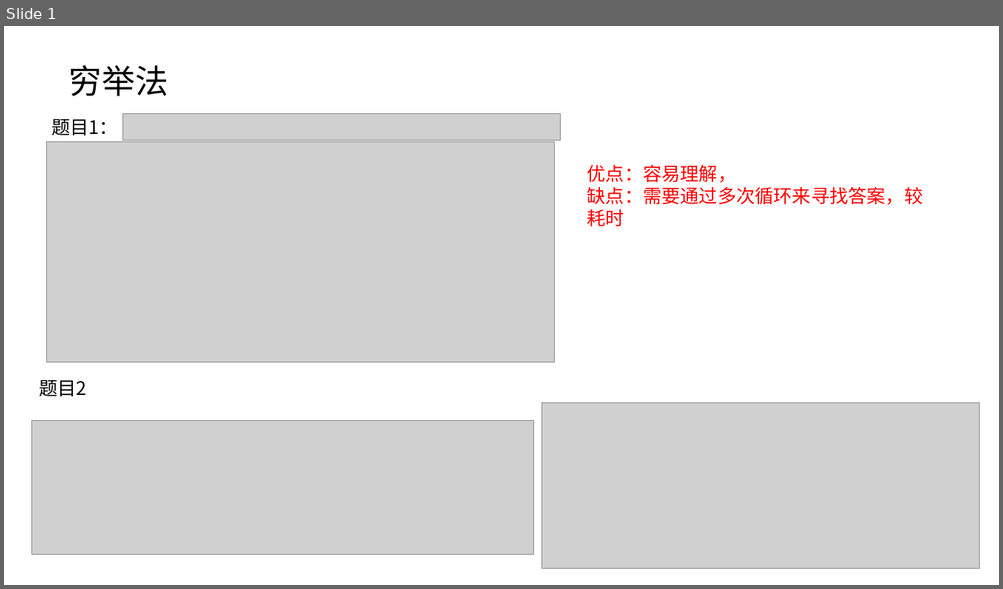
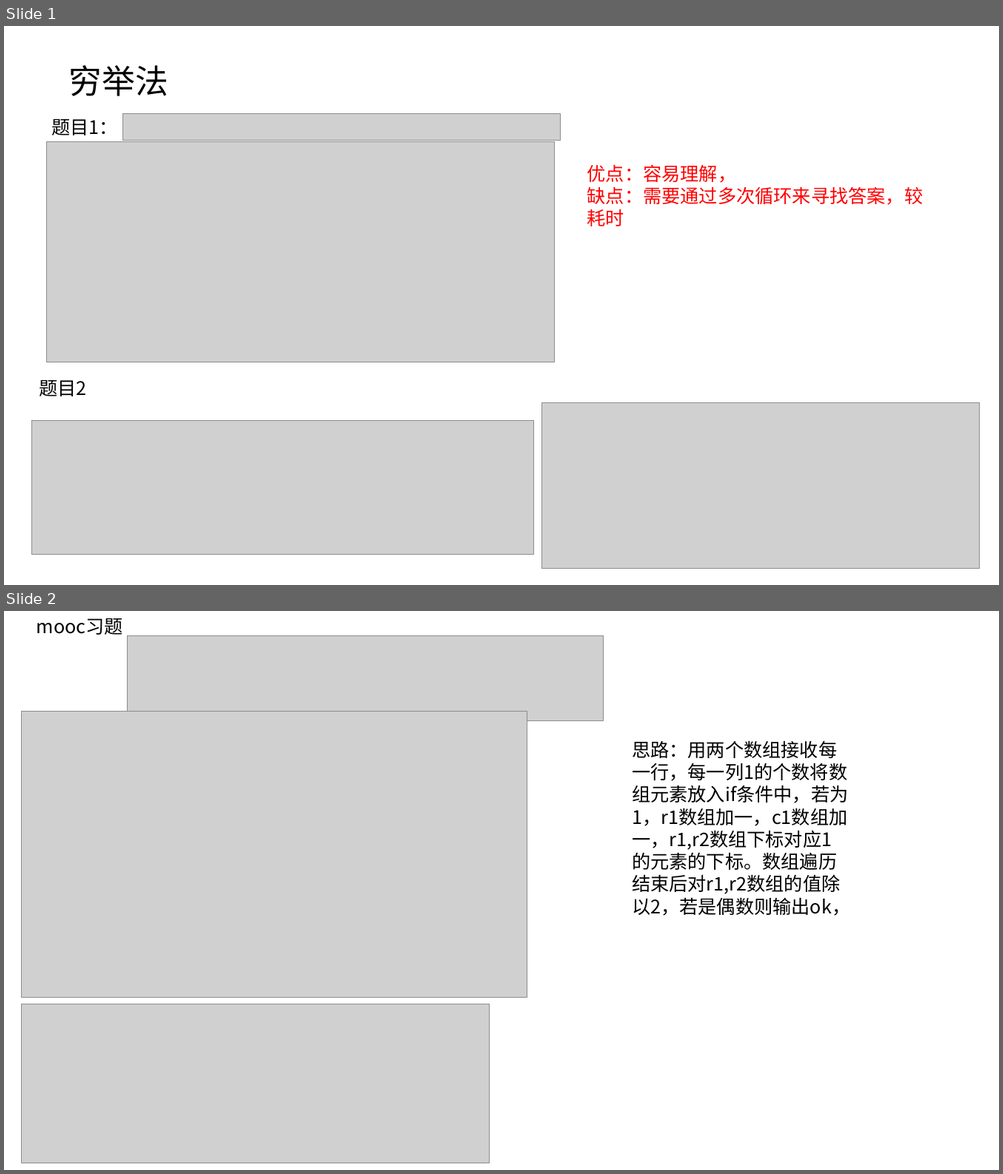
Before and after one commit to SSPUlearningteam1/ClanguagelearningPPT, a slide deck: 20181102-20181109-张雁君.pptx. Shown one above the other, each under a label of ours: slide 1 before the commit, slides 1 and 2 after it. The pictures are 1003x589 and 1003x1174 pixels, drawn with LibreOffice and Linux fonts; fonts in the diff are those of the drawing; grey boxes stand for pictures. Boxes give left, top, right and bottom in pixels: in the first picture for what was removed or moved away, otherwise in the second. Text is boxed around its words. In the diff, an @@ line names an element or a change of style, - is before the commit and + after.

```diff
--- a/20181102-20181109-张雁君.pptx
+++ b/20181102-20181109-张雁君.pptx
@@ slide 2 added at (x1=4, y1=611, x2=999, y2=1170), background #FFFFFF @@
@@ text added at (x1=37, y1=618, x2=123, y2=635), 18 pt, text #000000 @@
+mooc习题
@@ picture added at (x1=127, y1=635, x2=603, y2=721) @@
@@ picture added at (x1=21, y1=711, x2=526, y2=997) @@
@@ text added at (x1=632, y1=741, x2=850, y2=916), 18 pt, text #000000 @@
+思路：用两个数组接收每一行，每一列1的个数将数组元素放入if条件中，若为1，r1数组加一，c1数组加一，r1,r2数组下标对应1
+的元素的下标。数组遍历结束后对r1,r2数组的值除以2，若是偶数则输出ok，
@@ picture added at (x1=21, y1=1004, x2=489, y2=1164) @@
```
Also in this commit, not shown: 2 other slides added.
